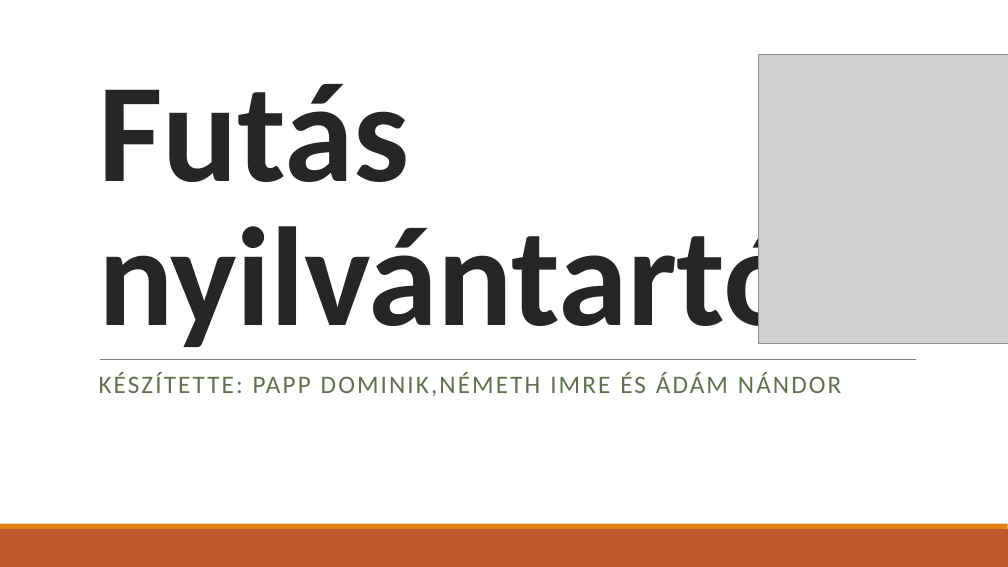
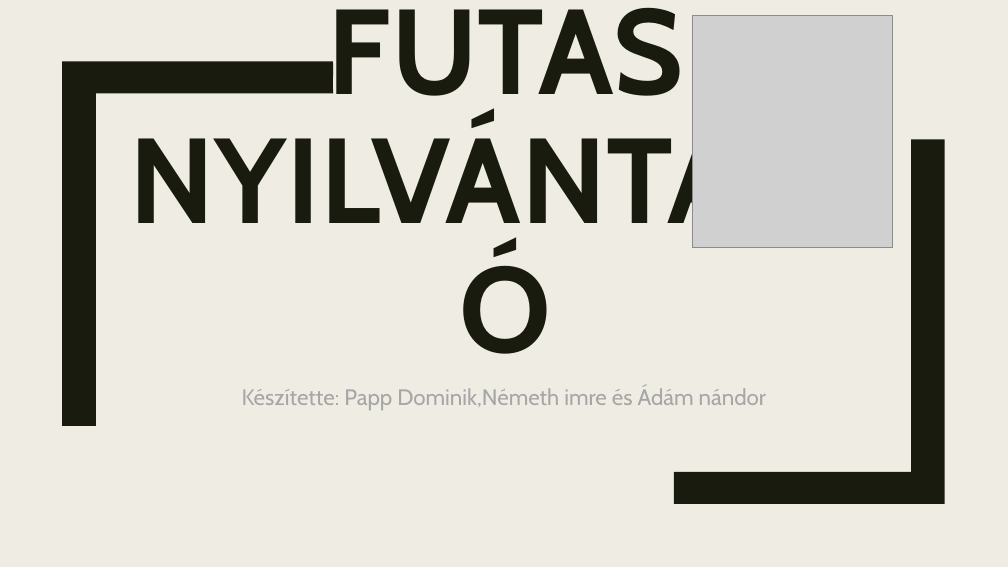
Before and after one commit to CsuszaTomi/DIN-Futoverseny, a slide deck: slide 1 of DIN-PTT.pptx. Drawn at 1008x567 pixels with LibreOffice and Linux fonts; fonts in the diff are those of the drawing; grey boxes stand for pictures. Boxes give left, top, right and bottom in pixels: in the first picture for what was removed or moved away, otherwise in the second. Text is boxed around its words. In the diff, an @@ line names an element or a change of style, - is before the commit and + after.

```diff
--- a/DIN-PTT.pptx
+++ b/DIN-PTT.pptx
@@ background #FFFFFF to #EFEDE3 @@
@@ title at (328, 7, 684, 121): text changed; size 134 to 115 pt; font Calibri to Cabin; text colour #262626 to #191B0E @@
-Futás nyilvántartó
+FUTÁS NYILVÁNTARTÓ
@@ picture: place and size @@
-picture at (759, 54, 1008, 343)
+picture at (693, 15, 892, 247)
@@ freeform shape added at (62, 61, 333, 426), fill #191B0E @@
@@ freeform shape added at (675, 139, 945, 504), fill #191B0E @@
@@ line removed from (100, 359) to (917, 359) @@
@@ subtitle at (242, 386, 766, 410): text changed; size 24 to 21.3 pt; font Calibri to Cabin; text colour #637052 to #A6A6A6 @@
-KÉSZÍTETTE: PAPP DOMINIK,NÉMETH IMRE ÉS ÁDÁM NÁNDOR
+Készítette: Papp Dominik,Németh imre és Ádám nándor
@@ rectangle removed at (0, 529, 1008, 567) @@
@@ rectangle removed at (0, 524, 1008, 529) @@
```
Also in this commit, not shown: 6 other slides changed.
